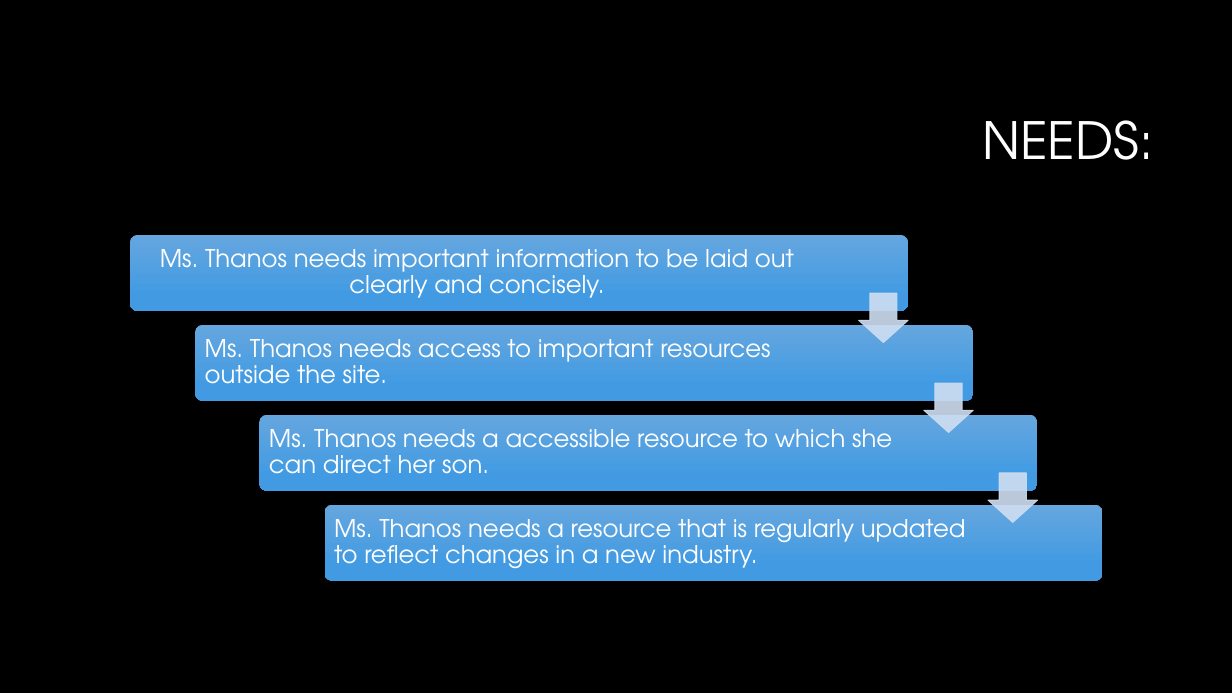
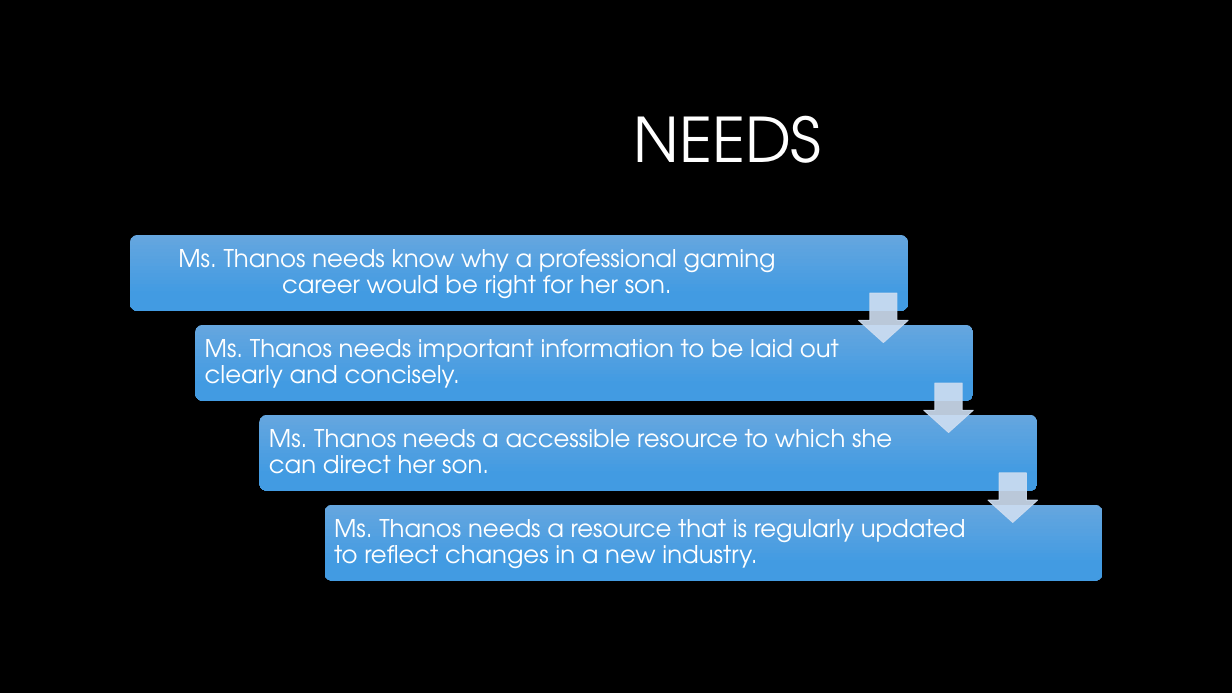
Before and after one commit to vinceleg/lab04_repo, a slide deck: slide 22 of dtc_team16_pitch_presentation.pptx (slide 16 before the commit). Drawn at 1232x693 pixels with LibreOffice and Linux fonts; fonts in the diff are those of the drawing; background and template pictures are left out. Boxes give left, top, right and bottom in pixels: in the first picture for what was removed or moved away, otherwise in the second. Text is boxed around its words. In the diff, an @@ line names an element or a change of style, - is before the commit and + after.

```diff
--- a/dtc_team16_pitch_presentation.pptx
+++ b/dtc_team16_pitch_presentation.pptx
@@ title at (634, 115, 822, 163): text changed; size 40 to 48 pt @@
-NEEDS:
+NEEDS
@@ text added at (178, 249, 776, 298), 19 pt, text #FFFFFF @@
+Ms. Thanos needs know why a professional gaming career would be right for her son.
@@ text "Ms. Thanos needs important information ...": place and size @@
-text "Ms. Thanos needs important information ..." at (160, 249, 794, 298)
+text "Ms. Thanos needs important information ..." at (205, 339, 839, 388)
@@ text "Ms. Thanos needs important information ..." at (205, 339, 839, 388): alignment centre to left @@
@@ text removed at (205, 339, 770, 384) @@
-Ms. Thanos needs access to important resources outside the site.
```
Also in this commit, not shown: 17 other slides changed, 10 slides added, 4 slides removed.
